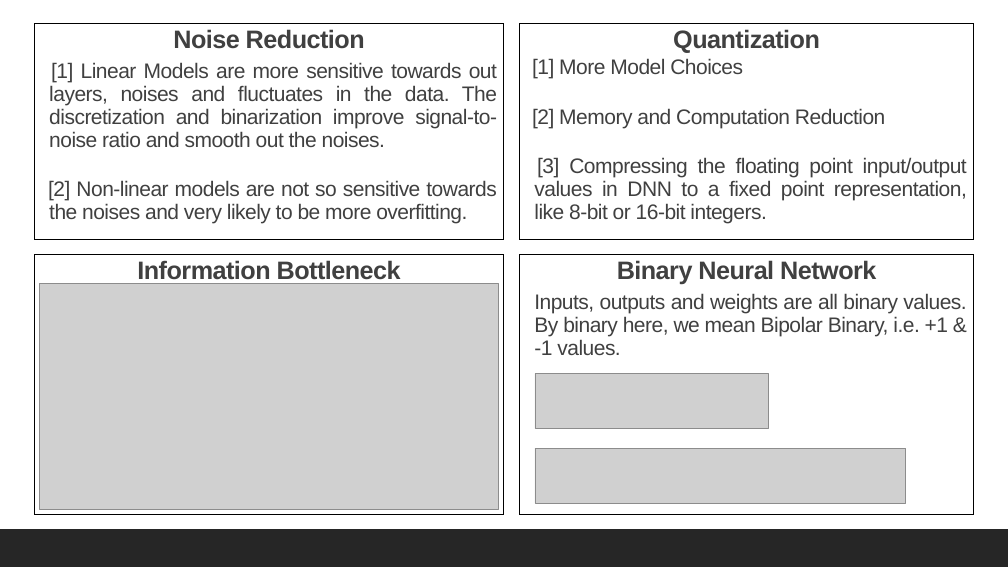
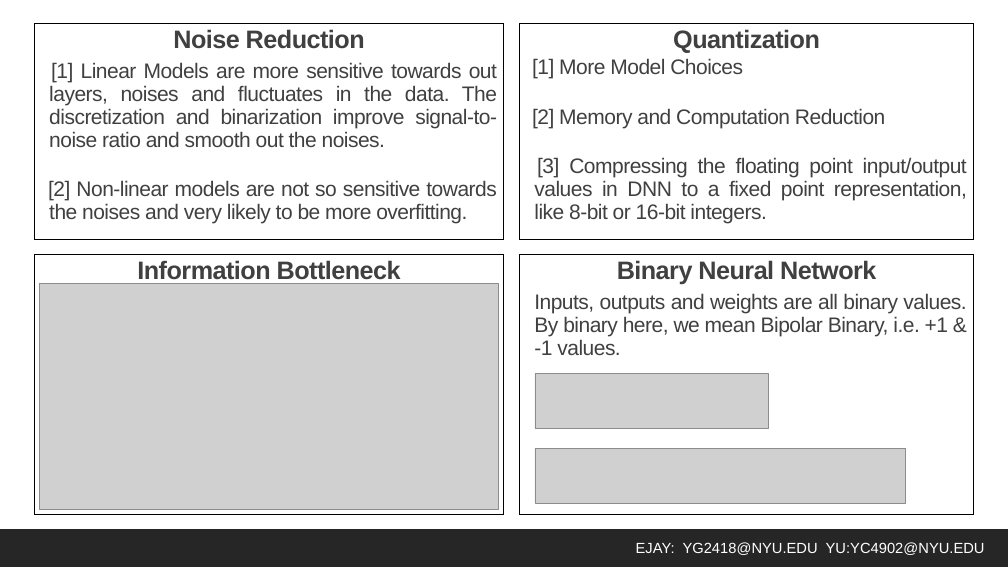
Before and after one commit to ejayguo/NYU-ML-2021-Spring, a slide deck: slide 3 of Documents/YijieGuo_YuChen_Presentation.pptx. Drawn at 1008x567 pixels with LibreOffice and Linux fonts; fonts in the diff are those of the drawing; grey boxes stand for pictures. Boxes give left, top, right and bottom in pixels: in the first picture for what was removed or moved away, otherwise in the second. Text is boxed around its words. In the diff, an @@ line names an element or a change of style, - is before the commit and + after.

```diff
--- a/Documents/YijieGuo_YuChen_Presentation.pptx
+++ b/Documents/YijieGuo_YuChen_Presentation.pptx
@@ text added at <box>636,542,985,555</box>, 14 pt, text #FFFFFF @@
+EJAY: YG2418@NYU.EDU YU:YC4902@NYU.EDU
```
Also in this commit, not shown: 2 other slides changed.
